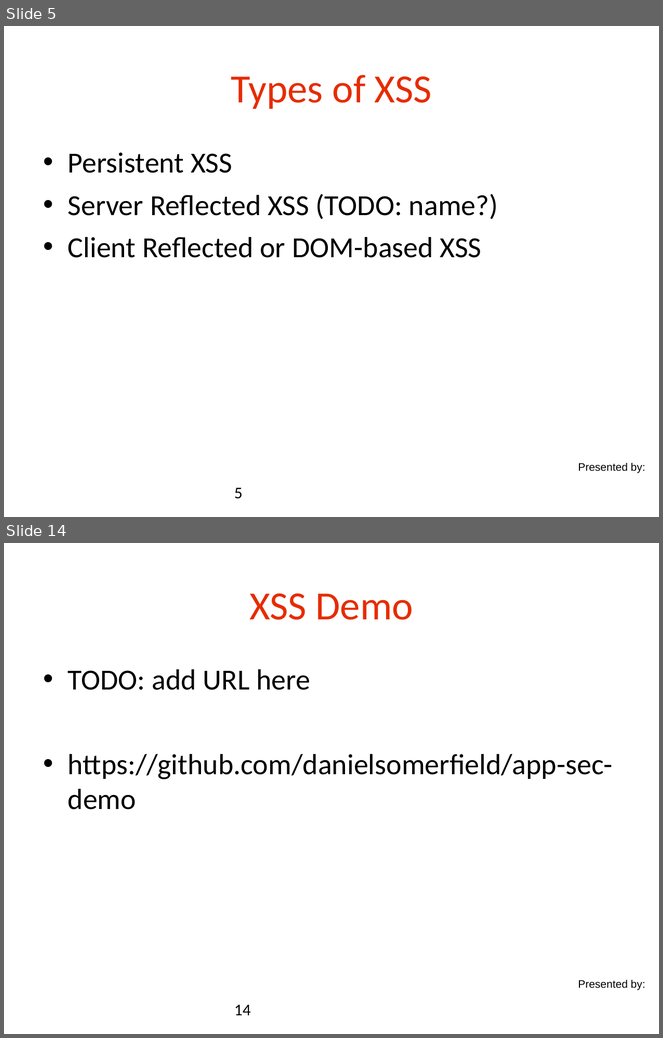
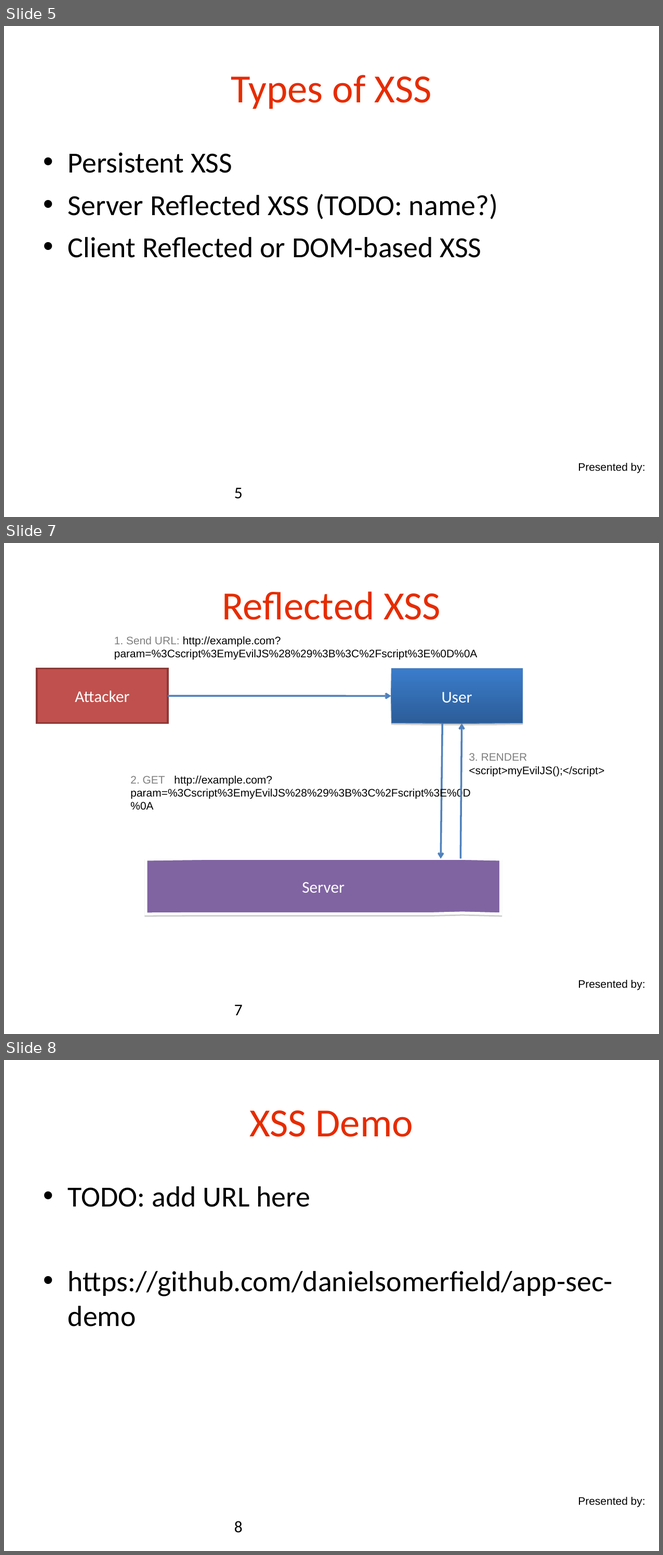
Before and after one commit to danielsomerfield/app-sec-presentation, a slide deck: AppSec Presentation Deck Day 4.ppt. Shown one above the other, each under a label of ours: slides 5 and 14 before the commit, slides 5, 7 and 8 after it; the slides between them are not shown. The pictures are 663x1038 and 663x1555 pixels, drawn with LibreOffice and Linux fonts; fonts in the diff are those of the drawing; background and template pictures are left out. Boxes give left, top, right and bottom in pixels: in the first picture for what was removed or moved away, otherwise in the second. Text is boxed around its words. In the diff, an @@ line names an element or a change of style, - is before the commit and + after.

```diff
--- a/AppSec Presentation Deck Day 4.ppt
+++ b/AppSec Presentation Deck Day 4.ppt
@@ slide 7 added at (4,543,659,1034), background #FFFFFF; not listed: 1 template element that a slide beside it also shows @@
@@ title added at (222,591,441,620), 44 pt, text #E62C00 @@
+Reflected XSS
@@ text added at (114,636,478,660), 12 pt, text #000000 @@
+1. Send URL: http://example.com?param=%3Cscript%3EmyEvilJS%28%29%3B%3C%2Fscript%3E%0D%0A
@@ rectangle added at (37,669,168,723), fill #C0504D, outline #8C3836 2.01 pt, 18 pt, text #FFFFFF @@
+Attacker
@@ freeform shape added at (391,669,523,724), fill gradient #3A7CCB to #2C5D98, outline #4A7EBB 0.74 pt, 18 pt, text #FFFFFF @@
+User
@@ arrow added from (168, 696) to (391, 696), #4F81BD 2.01 pt @@
@@ arrow added from (442, 724) to (441, 859), #4F81BD 2.01 pt @@
@@ arrow added from (461, 859) to (462, 724), #4F81BD 2.01 pt @@
@@ text added at (469,753,605,776), 12 pt, text #000000 @@
+3. RENDER <script>myEvilJS();</script>
@@ text added at (130,775,470,810), 12 pt, text #000000 @@
+2. GET http://example.com?param=%3Cscript%3EmyEvilJS%28%29%3B%3C%2Fscript%3E%0D%0A
@@ freeform shape added at (146,859,501,914), fill #8064A2, outline #FFFFFF 3 pt, 18 pt, text #FFFFFF @@
+Server
@@ page number added at (234,1005,243,1016), 18 pt, text #000000 @@
+7
@@ what was slide 14 is now slide 8 @@
@@ page number at (234,1521,243,1533): text changed @@
-14
+8
```
Also in this commit, not shown: 1 other slide added, 2 slides removed.
